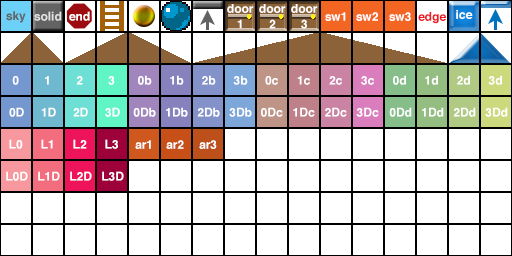
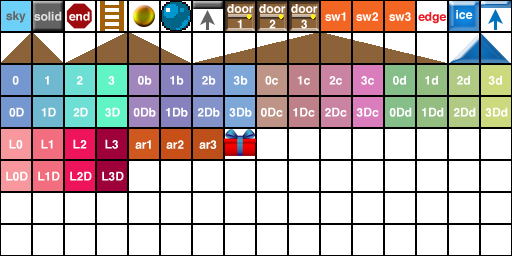
Layer changes from the first 512×256 image to the second:
added layer "gift" above "edge" over [224, 129, 256, 156]
painted on "Polygon 2", unmasked it over [66, 3, 92, 29]
painted on "Ellipse 1", unmasked it over [133, 5, 155, 27]
unmasked "Rectangle 2 copy 2" (1st of 2, in "AreaMarker") over [199, 138, 225, 156]
unmasked "Rectangle 2 copy" (1st of 2, in "AreaMarker") over [166, 140, 184, 149]
unmasked "Rectangle 2" (1st of 2, in "AreaMarker") over [135, 140, 151, 149]
unmasked "Rectangle 2 copy 2" (2nd of 2, in "SwitchGroup") over [389, 12, 411, 21]
unmasked "Rectangle 2 copy" (2nd of 2, in "SwitchGroup") over [356, 12, 378, 21]
unmasked "Rectangle 2" (2nd of 2, in "SwitchGroup") over [325, 12, 346, 21]
painted on "Shape 2", unmasked it over [490, 9, 501, 23]
painted on "Polygon 1", unmasked it over [456, 11, 501, 23]
